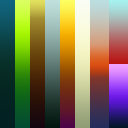
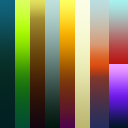
The second (128, 128) image is a revision of the first. Changes to its layers:
hid "Gradient Fill 2 copy 2" over left=75, top=0, right=90, bottom=128
painted on "sand" over left=75, top=0, right=90, bottom=128
painted on "background" over left=75, top=0, right=90, bottom=128
